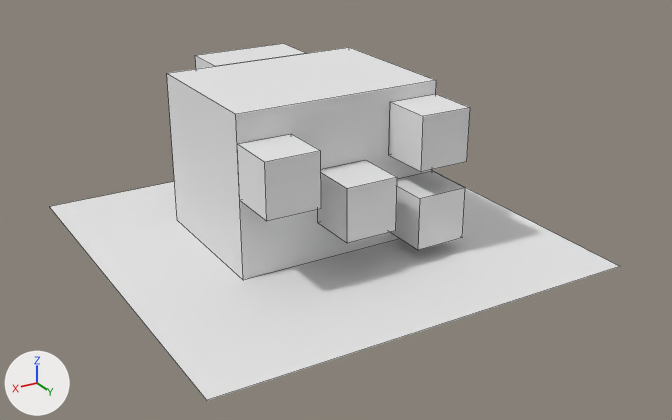
The OBJ model mccore/src/main/resources/assets/ivv/objmodels/parts/oilpump.obj: old version first, new version second.
Both versions are drawn from a 50 mm camera at (0.502, 0.887, 0.469) aimed at (-0.011, 0.032, 0.042). The lights are fixed; the arrows at lower left show +X, +Y and +Z. Mesh edges are drawn as thin lines. Where no turn or scale is listed for an object, it has been applied to the vertices. Vertices at the same position are counted once.

The first picture shows '#oil_translucent', 'cube'.
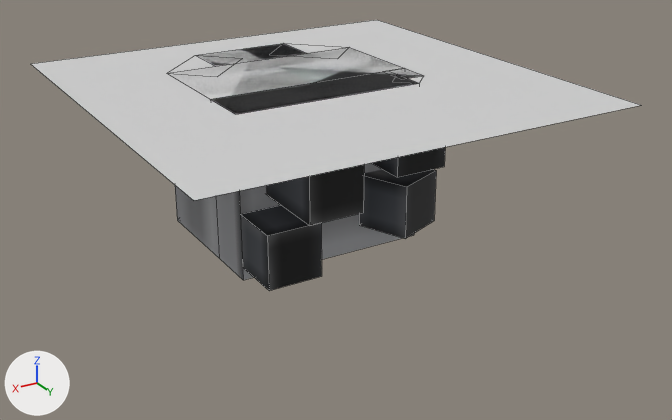
The newer file is also turned or shifted as a whole; pictures and numbers use the older file's frame.

Diff of the bpy script that builds the scene:
```diff
--- a/mccore/src/main/resources/assets/ivv/objmodels/parts/oilpump.obj.py
+++ b/mccore/src/main/resources/assets/ivv/objmodels/parts/oilpump.obj.py
@@ img_oilpump_png @@
+img_oilpump_png = load_image('oilpump.png', '../../textures/parts/oilpump.png', 32, 32, 'sRGB')
@@ mat_m_8e5cdfdf_33aa_8b7b_7524_5a387bf4b7b0 @@
 mat_m_8e5cdfdf_33aa_8b7b_7524_5a387bf4b7b0 = principled_material('m_8e5cdfdf-33aa-8b7b-7524-5a387bf4b7b0')
-mat_m_8e5cdfdf_33aa_8b7b_7524_5a387bf4b7b0.base_color = (0.8, 0.8, 0.8)  # white #e7e7e7
-mat_m_8e5cdfdf_33aa_8b7b_7524_5a387bf4b7b0.roughness = 1.0
+mat_m_8e5cdfdf_33aa_8b7b_7524_5a387bf4b7b0.texture = img_oilpump_png
+mat_m_8e5cdfdf_33aa_8b7b_7524_5a387bf4b7b0.roughness = 0.693
@@ mat_none @@
+mat_none = principled_material('none')
+mat_none.base_color = (0.64, 0.64, 0.64)  # light grey #d1d1d1
+mat_none.roughness = 0.693
@@ me_cube @@
 # used by ob_cube; location = (0.0, 0.0, 0.0)
-me_cube.from_pydata(...)  # 48 vertices, 36 faces; spans x -0.125..0.125, y -0.188..0.125, z 0.0..0.188
+me_cube.from_pydata(...)  # 52 vertices, 42 faces; spans x -0.125..0.125, y -0.188..0.063, z 0.0..0.188
+# me_cube part 1: the loose piece of 8 vertices spanning x -0.031..0.031, y 0.062..0.125, z 0.047..0.109 is deleted
+# me_cube part 2: the loose piece of 8 vertices spanning x 0.062..0.125, y 0.063..0.125, z 0.094..0.156 is deleted
+# me_cube part 3: the loose piece of 8 vertices spanning x -0.125..-0.062, y 0.062..0.125, z 0.016..0.078 is deleted
+# me_cube part 4: the loose piece of 8 vertices spanning x -0.125..-0.062, y 0.063..0.125, z 0.109..0.172 is deleted
+# me_cube part 5
+# 2 vertices are removed from x -0.125, y 0.062..0.063, z 0.0..0.188
+# 5 faces are deleted
+# 26 vertices are added at x -0.125..0.125, y -0.187..0.063, z 0.0..0.188
+# 12 new vertices lie (0.0, 0.0, 0.187) away from vertices in x -0.125..0.125, y -0.187..0.062, z 0.0
+# 35 new faces join them
+# me_cube part 6: 7 kept faces spanning x -0.125..0.125, y -0.188..-0.125, z 0.0..0.188 get new texture (UV) coordinates
 me_cube.materials.append(mat_m_8e5cdfdf_33aa_8b7b_7524_5a387bf4b7b0)
@@ me_tubes @@
+me_tubes.from_pydata(...)  # 32 vertices, 24 faces; spans x -0.105..0.125, y -0.031..0.094, z -0.172..-0.016
+me_tubes.materials.append(mat_m_8e5cdfdf_33aa_8b7b_7524_5a387bf4b7b0)  # picture img_oilpump_png
@@ me_oil @@
+me_oil.from_pydata([(0.25, -0.312, 0.0), (-0.25, -0.312, 0.0), (0.25, 0.188, 0.0), (-0.25, 0.188, 0.0)], [], [(3, 2, 0, 1)])
+me_oil.materials.append(mat_none)  # light grey #d1d1d1
@@ ob_oil_translucent @@
-ob_oil_translucent = bpy.data.objects.new('#oil_translucent', me_oil_translucent)
-ob_oil_translucent.location = (0.0, 0.0, 0.0)
@@ ob_tubes @@
+ob_tubes = bpy.data.objects.new('tubes', me_tubes)
+ob_tubes.location = (0.0, 0.0625, 0.1875)
@@ ob_oil @@
+ob_oil = bpy.data.objects.new('oil', me_oil)
+ob_oil.location = (0.0, 0.0625, 0.1875)
```

Location of each change, (x1, y1, x2, y2) in pixels of the pictures (672 x 420 px):
'cube', surface changed, reshaped (white to grey, 17% narrower): before (167, 43, 470, 280); after (172, 43, 422, 280)
'oil', added: after (31, 20, 640, 200)
'#oil_translucent', deleted: before (49, 178, 620, 400)
'tubes', added (black): after (240, 147, 445, 291)
part 1 of me_cube, deleted: before (318, 160, 397, 243)
part 2 of me_cube, deleted: before (237, 134, 321, 221)
part 3 of me_cube, deleted: before (391, 171, 465, 250)
part 4 of me_cube, deleted: before (389, 94, 470, 172)
part 5 of me_cube, built on: before (167, 47, 436, 280); after (172, 47, 422, 280)
part 6 of me_cube, surface changed (white to grey): before (195, 43, 305, 69); after (196, 43, 305, 65)
